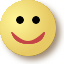
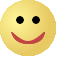
Layered file, before and after one edit (64x64). Changes by layer:
hid "Drop Shadow", opacity 60% → 67% over [0, 0, 64, 64]
